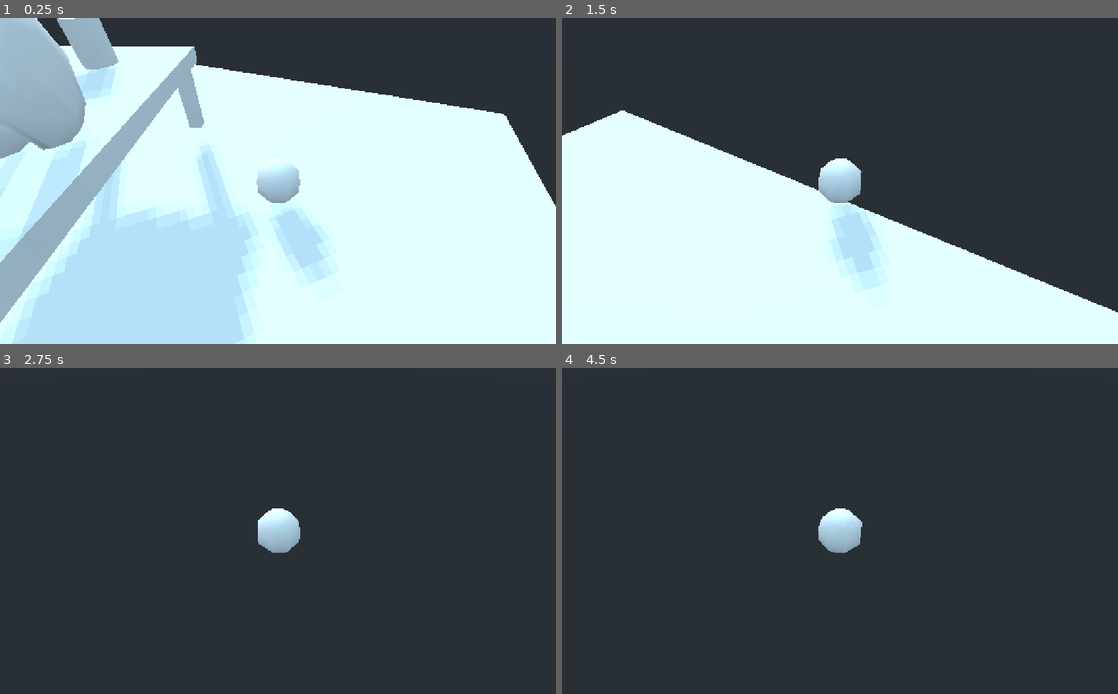
Above: before the commit, frames 1-4 (two rows, left to right).
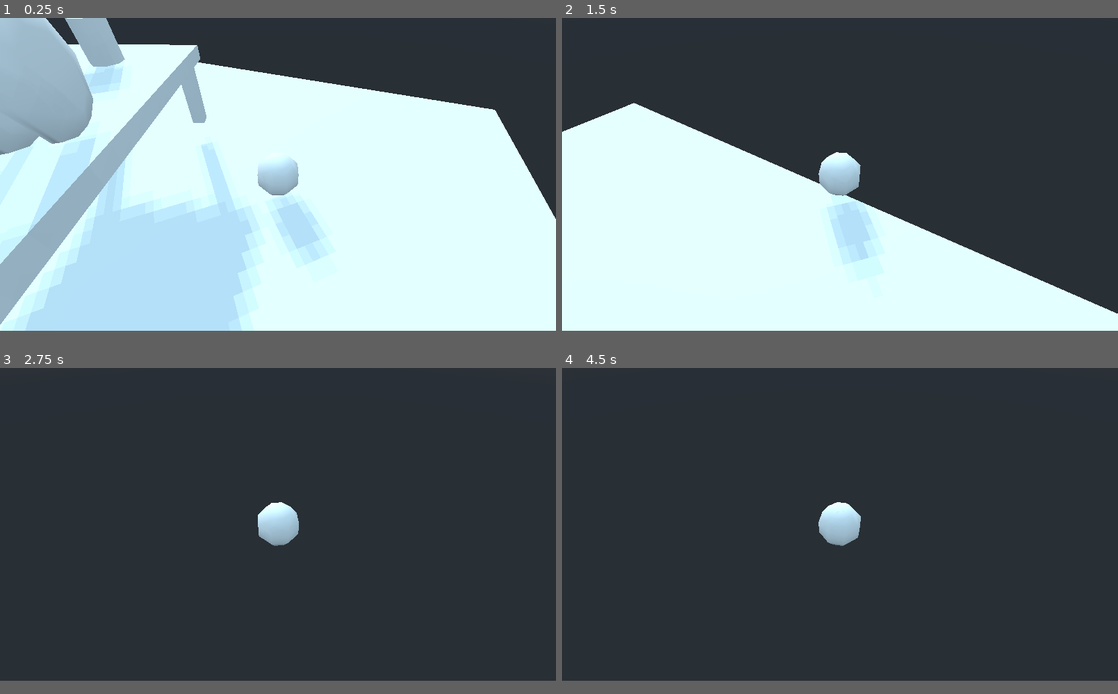
Above: after the commit, the same moments.

Repository: lethiandev/piper-the-cat
Game: Godot game, scene res://stages/playground/playground.tscn
Two runs of this game, one before a commit and one after it. Both use one fixed random seed, a clock stepped at 60 frames per second and the inputs below.
Inputs (mouse positions are in pixels of both pictures, inside the frame that each line leads up to):
- Up to frame 1 (0.25 s): no input
- Up to frame 2 (1.5 s): tap Enter (ui_accept) at 0.5, 0.77 s; move the mouse to (867, 181) at 0.52 s; hold W (move_forward) from 0.53 s (still down); move the mouse to (812, 181) at 1.27 s
- Up to frame 3 (2.75 s): keep holding W (move_forward); tap Enter (ui_accept) at 1.52 s; move the mouse to (289, 524) at 2.02 s
- Up to frame 4 (4.5 s): keep holding W (move_forward); tap Enter (ui_accept) at 2.75, 3.02, 3.5, 3.77, 4.25 s; move the mouse to (834, 537) at 2.77 s; move the mouse to (878, 534) at 3.52 s; move the mouse to (795, 527) at 4.27 s
In our replay, the window is 800x469 before the commit and 800x450 after it. These sizes can differ from the game's own. Grey fills any space a smaller window leaves; there, only what the larger window draws over its background counts as a difference.

The runs differ from the first frame. In frame 1, 6.5% of the frame differs, in the area x 0-100%, y 0-100%; in frame 2, 2.3%; in frame 3, 0.6%; in frame 4, 0.6%.

Commit message:
Fix viewport scretching

Diff:
--- a/src/project.godot
+++ b/src/project.godot
@@ -16,7 +16,8 @@
 
 [display]
 
-window/stretch/mode="viewport"
+window/size/width=1280
+window/size/height=720
 window/stretch/shrink=2.0
 
 [input]
